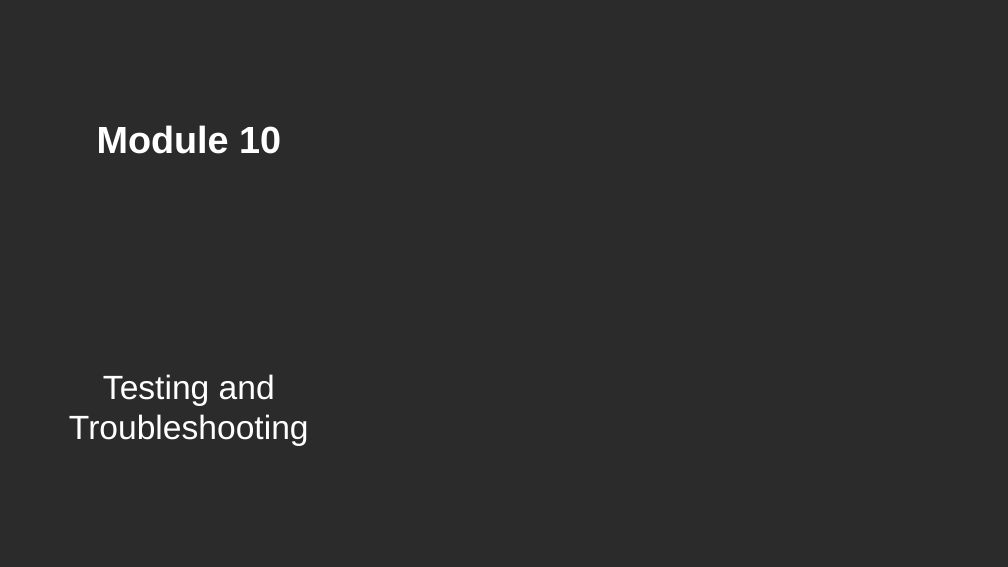
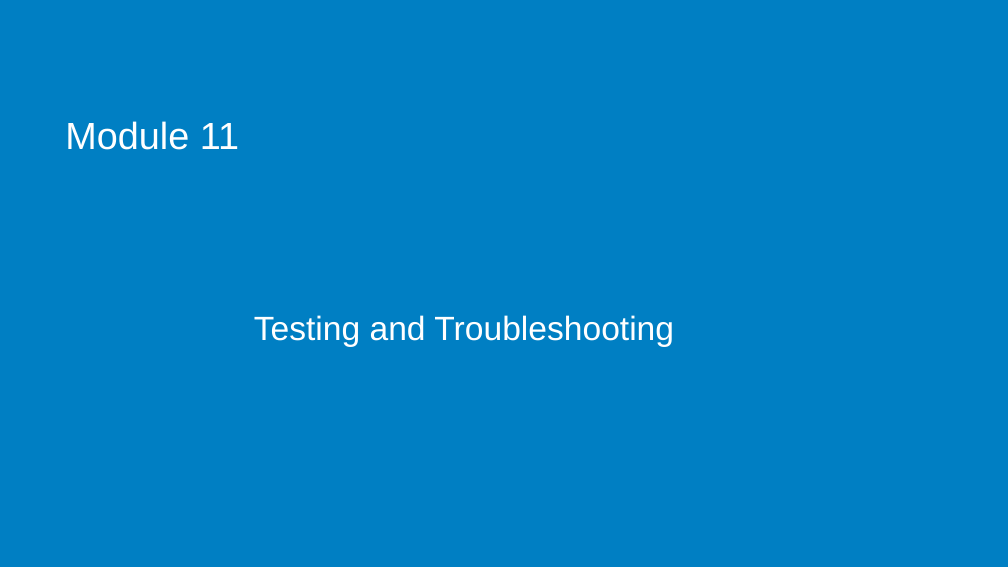
Before and after one commit to scolapicchioni/razorhybrid, a slide deck: slide 1 of Slides/Razor_11.pptx. Drawn at 1008x567 pixels with LibreOffice and Linux fonts; fonts in the diff are those of the drawing; background and template pictures are left out; a plain dark background stands for a picture behind light text. Boxes give left, top, right and bottom in pixels: in the first picture for what was removed or moved away, otherwise in the second. Text is boxed around its words. In the diff, an @@ line names an element or a change of style, - is before the commit and + after.

Commit message:
Slides and Pdf

```diff
--- a/Slides/Razor_11.pptx
+++ b/Slides/Razor_11.pptx
@@ background picture (left out) to #007FC3 @@
@@ title at (x1=65, y1=121, x2=239, y2=150): text changed; bold off @@
-Module 10
+Module 11
@@ subtitle "Testing and Troubleshooting" moved from (x1=69, y1=374, x2=309, y2=446) to (x1=254, y1=315, x2=674, y2=347) @@
@@ subtitle "Testing and Troubleshooting" at (x1=254, y1=315, x2=674, y2=347): alignment centre to left; line spacing 1.2 to 1.05 @@
```
Also in this commit, not shown: 39 other files.
